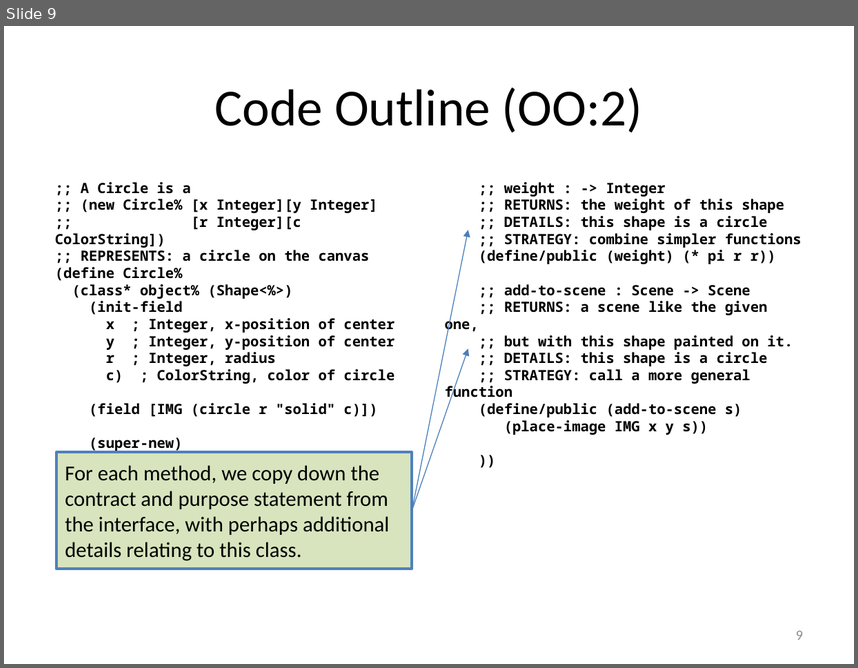
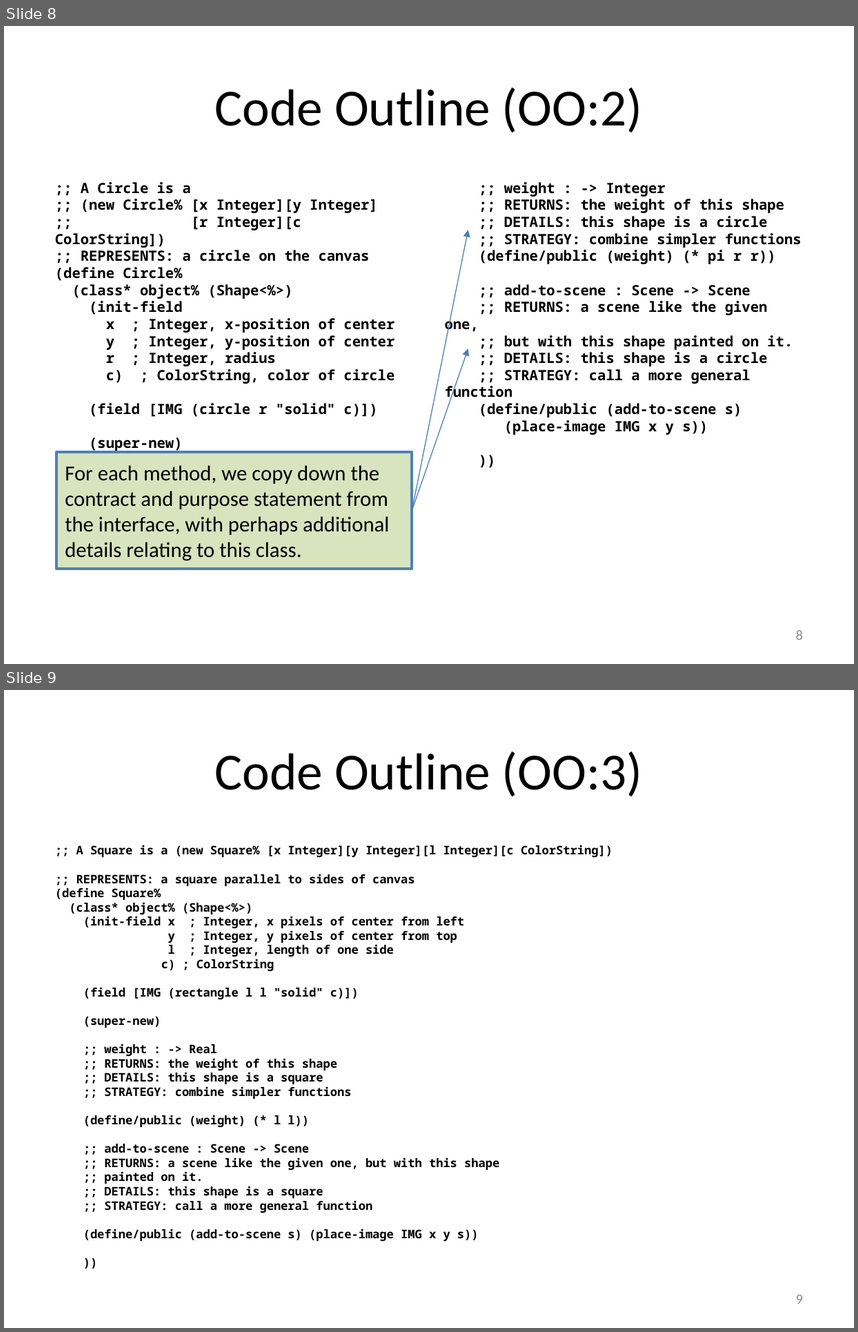
Before and after one commit to mwand/cs5010f16, a slide deck: Slides/Lesson 9.3 Functions vs Classes.pptx. Shown one above the other, each under a label of ours: slide 9 before the commit, slides 8 and 9 after it. The pictures are 858x668 and 858x1332 pixels, drawn with LibreOffice and Linux fonts; fonts in the diff are those of the drawing. Boxes give left, top, right and bottom in pixels: in the first picture for what was removed or moved away, otherwise in the second. Text is boxed around its words. In the diff, an @@ line names an element or a change of style, - is before the commit and + after.

```diff
--- a/Slides/Lesson 9.3 Functions vs Classes.pptx
+++ b/Slides/Lesson 9.3 Functions vs Classes.pptx
@@ slide 9 added at (4, 690, 854, 1328), background #FFFFFF @@
@@ title added at (47, 716, 811, 822), fill #FFFFFF, outline #4F81BD 2 pt, 44 pt, text #000000 @@
+Code Outline (OO:3)
@@ text added at (55, 845, 613, 1241), 10 pt, text #000000, bold @@
+;; A Square is a (new Square% [x Integer][y Integer][l Integer][c ColorString])
+;; REPRESENTS: a square parallel to sides of canvas
+(define Square%
+(class* object% (Shape<%>)
+(init-field x ; Integer, x pixels of center from left
+y ; Integer, y pixels of center from top
+l ; Integer, length of one side
+c) ; ColorString
+(field [IMG (rectangle l l "solid" c)])
+(super-new)
+;; weight : -> Real
+;; RETURNS: the weight of this shape
+;; DETAILS: this shape is a square
+;; STRATEGY: combine simpler functions
+(define/public (weight) (* l l))
+;; add-to-scene : Scene -> Scene
+;; RETURNS: a scene like the given one, but with this shape
+;; painted on it.
+;; DETAILS: this shape is a square
+;; STRATEGY: call a more general function
+(define/public (add-to-scene s) (place-image IMG x y s))
+))
@@ page number added at (796, 1294, 803, 1303), 12 pt, text #8C8C8C @@
+9
@@ what was slide 9 is now slide 8 @@
@@ page number at (796, 630, 803, 639): text changed @@
-9
+8
```
Also in this commit, not shown: 2 slides changed, 1 other slide added, 7 other files.
